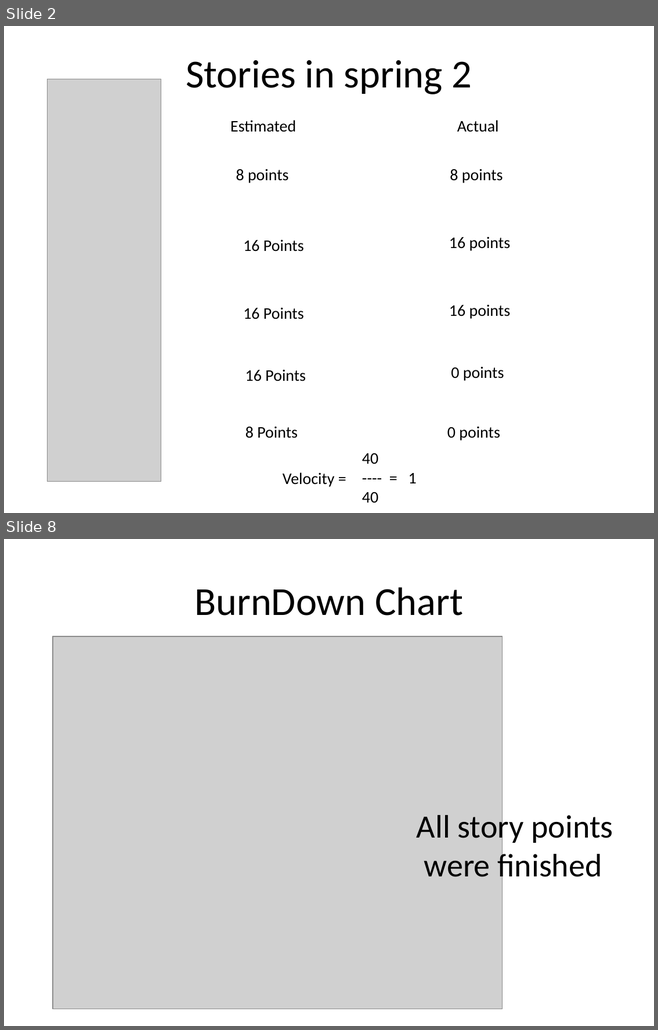
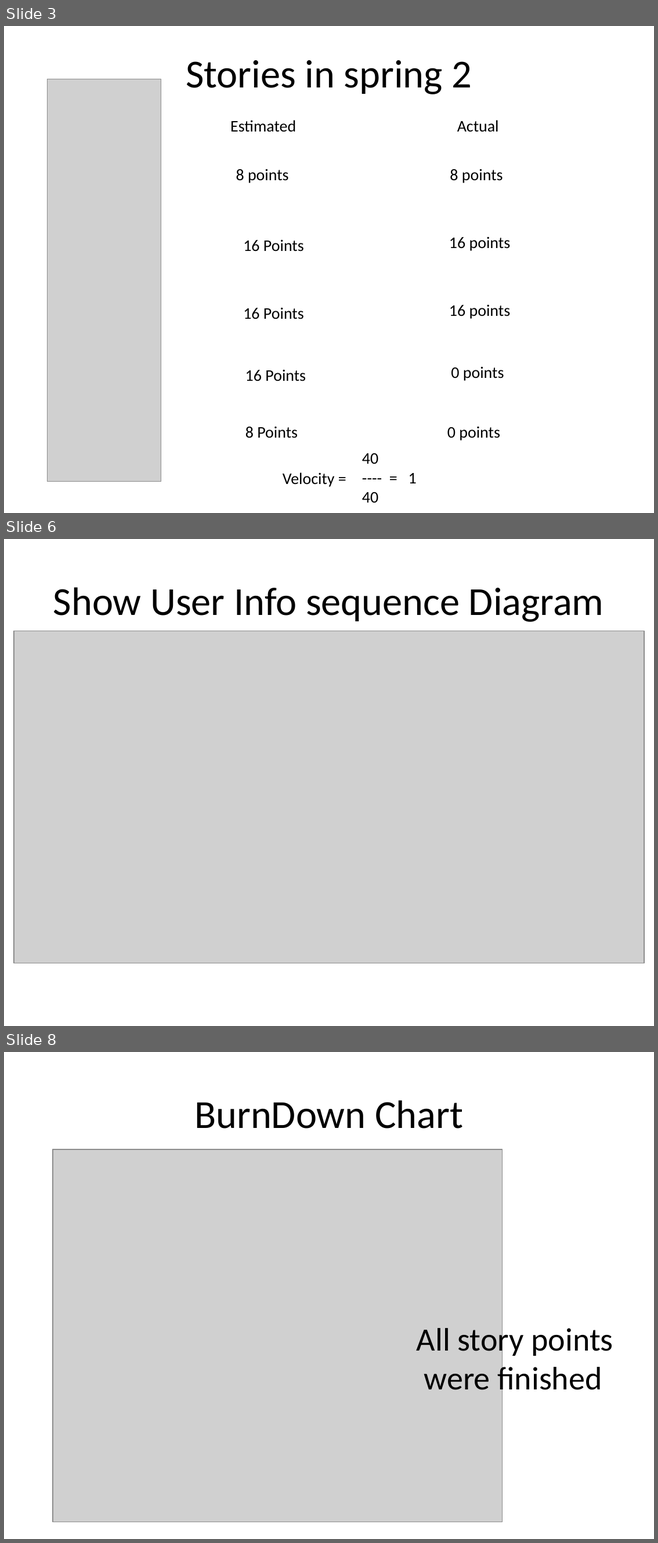
Before and after one commit to FIU-SCIS-Senior-Project-2015-Spring/Designer-Drugs-Database-App, a slide deck: Presentation Slides/Presentation 3.pptx. Shown one above the other, each under a label of ours: slides 2 and 8 before the commit, slides 3, 6 and 8 after it; the slides between them are not shown. The pictures are 658x1030 and 658x1543 pixels, drawn with LibreOffice and Linux fonts; fonts in the diff are those of the drawing; grey boxes stand for pictures. Boxes give left, top, right and bottom in pixels: in the first picture for what was removed or moved away, otherwise in the second. Text is boxed around its words. In the diff, an @@ line names an element or a change of style, - is before the commit and + after.

Commit message:
user manual update, presentation update, sql update

```diff
--- a/Presentation Slides/Presentation 3.pptx
+++ b/Presentation Slides/Presentation 3.pptx
@@ slide 6 added at [4,539,654,1026], background #FFFFFF @@
@@ title added at [53,587,604,622], 44 pt, text #000000 @@
+Show User Info sequence Diagram
@@ picture added at [14,631,644,963] @@
@@ what was slide 2 is now slide 3 @@
```
Also in this commit, not shown: 2 slides changed, 2 other slides added, 3 slides removed, 1 other file.
